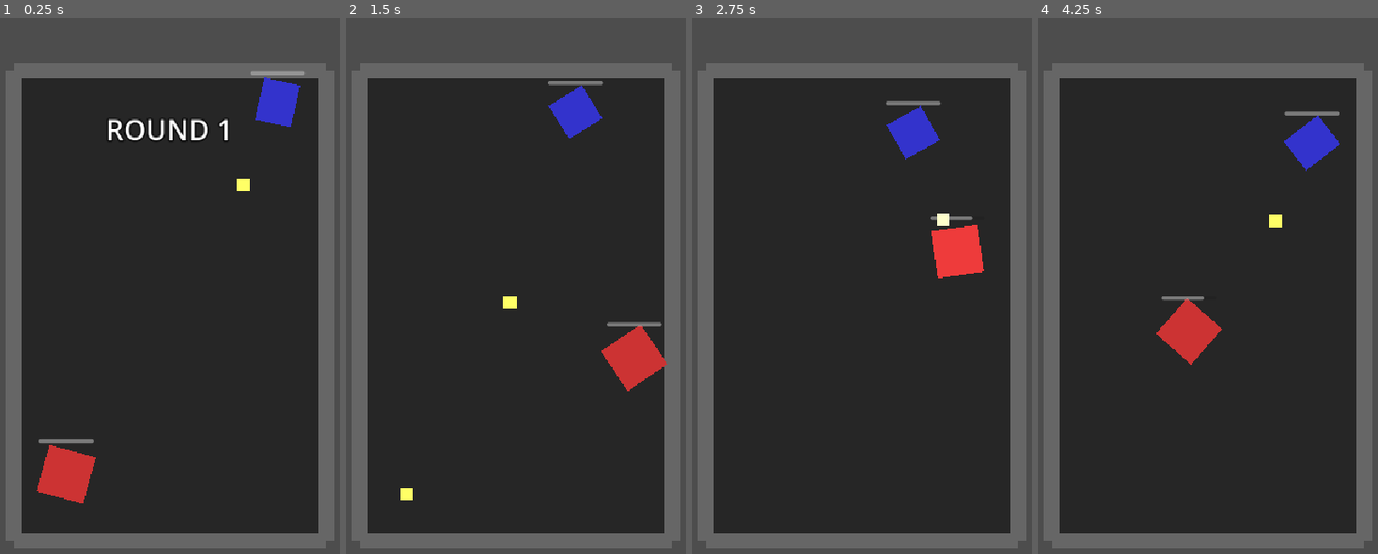
Above: before the commit, frames 1-4 (left to right).
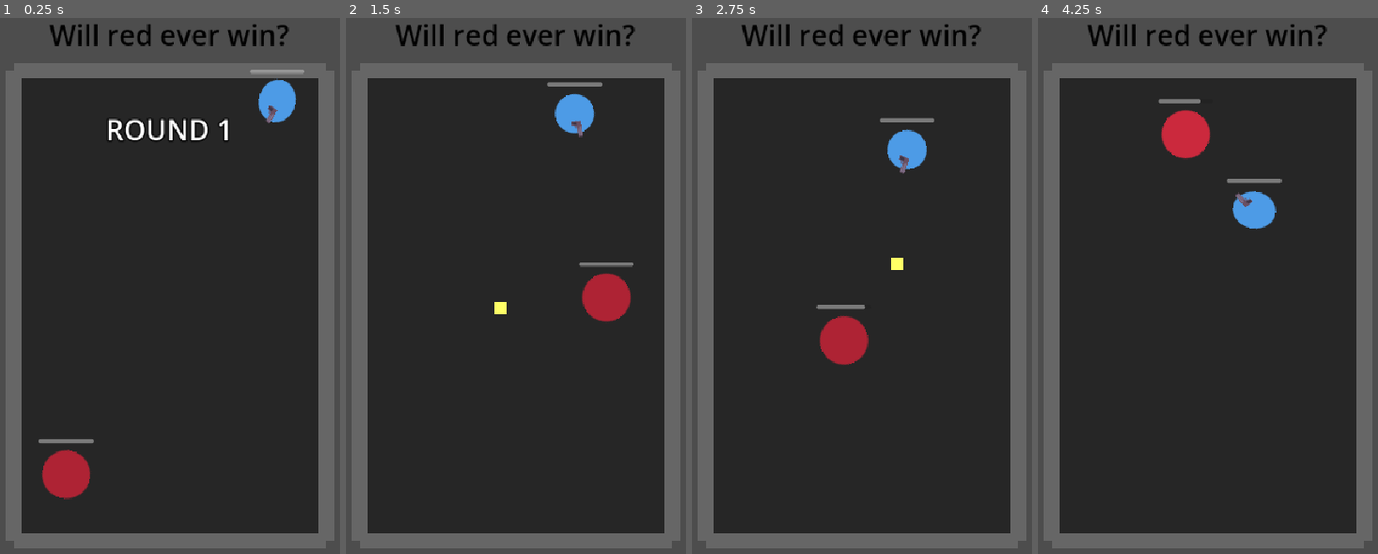
Above: after the commit, the same moments.

Repository: jiexdrop/tiktok_2
Game: Godot game, scene res://main.tscn
Same seed, same stepped clock (60 frames per second), same inputs: the game is played once before the commit and once after it.
Inputs:
- Up to frame 1 (0.25 s): no input
- Up to frame 2 (1.5 s): no input
- Up to frame 3 (2.75 s): no input
- Up to frame 4 (4.25 s): no input

The runs differ from the first frame. In frame 1, 3.3% of the frame differs, in the area x 10-90%, y 1-91%; in frame 2, 4.8%; in frame 3, 5.0%; in frame 4, 5.4%, in the area x 14-89%, y 1-65%.

Commit message:
added gun to ranged fighter

Diff:
--- a/fighter.gd
+++ b/fighter.gd
@@ -17,7 +17,7 @@
 var strafe_direction: float = 1.0
 var movement_style: int = 0  # 0 = direct, 1 = orbit, 2 = strafe
 
-@onready var sprite: ColorRect = $ColorRect
+@onready var sprite: TextureRect = $ColorRect
 @onready var attack_area: Area2D = $AttackArea
 @onready var health_bar: ProgressBar = $HealthBar
 @onready var hit_sound: AudioStreamPlayer = $HitSound
@@ -32,7 +32,7 @@
 	gravity_scale = 0.0
 
 	current_health = max_health
-	sprite.color = fighter_color
+	#sprite.color = fighter_color
 	health_bar.max_value = max_health
 	health_bar.value = current_health
 
--- a/main.tscn
+++ b/main.tscn
@@ -121,4 +121,17 @@
 horizontal_alignment = 1
 vertical_alignment = 1
 
+[node name="Label" type="Label" parent="UI" unique_id=568651056]
+anchors_preset = 5
+anchor_left = 0.5
+anchor_right = 0.5
+offset_left = -154.0
+offset_top = 109.0
+offset_right = 152.0
+offset_bottom = 159.0
+grow_horizontal = 2
+theme_override_colors/font_color = Color(0, 0, 0, 1)
+theme_override_font_sizes/font_size = 36
+text = "Will red ever win?"
+
 [node name="VictorySound" type="AudioStreamPlayer" parent="." unique_id=2134561742]
--- a/melee_fighter.tscn
+++ b/melee_fighter.tscn
@@ -2,6 +2,7 @@
 
 [ext_resource type="Script" uid="uid://gsla8jexx0ii" path="res://melee_fighter.gd" id="1"]
 [ext_resource type="AudioStream" uid="uid://c78rytn70m74m" path="res://sounds/ouch.ogg" id="2_65xu0"]
+[ext_resource type="Texture2D" uid="uid://yv7ft6palhpp" path="res://images/ball.png" id="2_o2o2t"]
 [ext_resource type="AudioStream" uid="uid://cx3rrdmqhj5h1" path="res://sounds/uhh.mp3" id="3_iwkca"]
 [ext_resource type="AudioStream" uid="uid://cfh3quayi84s6" path="res://sounds/whoosh.mp3" id="3_m271a"]
 
@@ -43,7 +44,7 @@
 length = 0.3
 tracks/0/type = "value"
 tracks/0/imported = false
-tracks/0/enabled = true
+tracks/0/enabled = false
 tracks/0/path = NodePath("ColorRect:scale")
 tracks/0/interp = 1
 tracks/0/loop_wrap = true
@@ -52,6 +53,18 @@
 "transitions": PackedFloat32Array(2, 1, 1),
 "update": 0,
 "values": [Vector2(1, 1), Vector2(0.8, 1.2), Vector2(1.3, 0.9)]
+}
+tracks/1/type = "value"
+tracks/1/imported = false
+tracks/1/enabled = true
+tracks/1/path = NodePath("ColorRect:modulate")
+tracks/1/interp = 1
+tracks/1/loop_wrap = true
+tracks/1/keys = {
+"times": PackedFloat32Array(0, 0.3),
+"transitions": PackedFloat32Array(1, 1),
+"update": 0,
+"values": [Color(1, 1, 1, 1), Color(0.28485027, 0.28485027, 0.28485027, 1)]
 }
 
 [sub_resource type="Animation" id="Animation_death"]
@@ -139,7 +152,7 @@
 attack_cooldown = 1.5
 knockback_force = 400.0
 
-[node name="ColorRect" type="ColorRect" parent="." unique_id=1050510931]
+[node name="ColorRect" type="TextureRect" parent="." unique_id=2056964313]
 anchors_preset = 8
 anchor_left = 0.5
 anchor_top = 0.5
@@ -152,7 +165,7 @@
 grow_horizontal = 2
 grow_vertical = 2
 pivot_offset = Vector2(30, 30)
-color = Color(0.8, 0.2, 0.2, 1)
+texture = ExtResource("2_o2o2t")
 
 [node name="CollisionShape2D" type="CollisionShape2D" parent="." unique_id=1594873573]
 shape = SubResource("CircleShape2D_1")
--- a/ranged_fighter.gd
+++ b/ranged_fighter.gd
@@ -6,6 +6,23 @@
 @export var min_attack_distance: float = 150.0
 @export var optimal_distance: float = 180.0
 @export var retreat_multiplier: float = 1.8
+@export var gun_orbit_radius: float = 20.0  # Distance from body center
+@onready var gun: Sprite2D = $Gun
+
+func _process(delta):
+	if target:
+		update_gun_position_and_rotation()
+
+func update_gun_position_and_rotation():
+	var to_target = target.global_position - global_position
+	var angle_to_target = to_target.angle()
+
+	# Position gun on orbit around body
+	var orbit_offset = Vector2.RIGHT.rotated(angle_to_target) * gun_orbit_radius
+	gun.position = orbit_offset
+
+	# Rotate gun to face target
+	gun.rotation = angle_to_target
 
 func move_towards_target():
 	var to_target = target.global_position - global_position
@@ -13,28 +30,22 @@
 	var direction = to_target.normalized()
 
 	if distance < min_attack_distance:
-		# Retreat! Move away from target
 		var retreat_dir = -direction
-		# Add some strafing while retreating
 		var perpendicular = Vector2(-direction.y, direction.x) * strafe_direction
 		var combined = (retreat_dir * 0.7 + perpendicular * 0.3).normalized()
 		apply_central_force(combined * move_speed * retreat_multiplier)
 
 	elif distance > optimal_distance:
-		# Too far, move closer but with strafing
 		var perpendicular = Vector2(-direction.y, direction.x) * strafe_direction
 		var combined = (direction * 0.5 + perpendicular * 0.5).normalized()
 		apply_central_force(combined * move_speed * 0.8)
 	else:
-		# At optimal distance, just strafe
 		var perpendicular = Vector2(-direction.y, direction.x) * strafe_direction
 		apply_central_force(perpendicular * move_speed * 0.6)
 
 func perform_attack():
 	if not target:
 		return
-
-	# Always shoot when attack is ready
 	shoot_projectile()
 
 func shoot_projectile():
@@ -43,9 +54,12 @@
 
 	var projectile = projectile_scene.instantiate()
 	get_parent().add_child(projectile)
-	projectile.global_position = global_position
 
-	var direction = (target.global_position - global_position).normalized()
+	# Spawn at gun's global position (orbiting position)
+	projectile.global_position = gun.global_position
+
+	# Fire in direction gun is pointing
+	var direction = Vector2.RIGHT.rotated(gun.rotation)
 	projectile.set_velocity(direction * projectile_speed)
 	projectile.set_damage(attack_damage)
 	projectile.set_owner_fighter(self)
--- a/ranged_fighter.tscn
+++ b/ranged_fighter.tscn
@@ -2,8 +2,10 @@
 
 [ext_resource type="Script" uid="uid://cge3cq0inyah4" path="res://ranged_fighter.gd" id="1"]
 [ext_resource type="PackedScene" uid="uid://bchqfm6nup3ie" path="res://projectile.tscn" id="2"]
+[ext_resource type="Texture2D" uid="uid://djk5yrussdx7b" path="res://images/ball_2.png" id="3_1wspn"]
 [ext_resource type="AudioStream" uid="uid://c78rytn70m74m" path="res://sounds/ouch.ogg" id="3_f430f"]
 [ext_resource type="AudioStream" uid="uid://cx3rrdmqhj5h1" path="res://sounds/uhh.mp3" id="4_lybft"]
+[ext_resource type="Texture2D" uid="uid://bcq6a0nos7uo2" path="res://images/gun.png" id="6_14bes"]
 
 [sub_resource type="CircleShape2D" id="CircleShape2D_1"]
 radius = 25.0
@@ -113,7 +115,7 @@
 attack_cooldown = 0.8
 knockback_force = 200.0
 
-[node name="ColorRect" type="ColorRect" parent="." unique_id=916578696]
+[node name="ColorRect" type="TextureRect" parent="." unique_id=1833405170]
 anchors_preset = 8
 anchor_left = 0.5
 anchor_top = 0.5
@@ -126,7 +128,10 @@
 grow_horizontal = 2
 grow_vertical = 2
 pivot_offset = Vector2(25, 25)
-color = Color(0.2, 0.2, 0.8, 1)
+texture = ExtResource("3_1wspn")
+
+[node name="Gun" type="Sprite2D" parent="." unique_id=1976433243]
+texture = ExtResource("6_14bes")
 
 [node name="CollisionShape2D" type="CollisionShape2D" parent="." unique_id=560824371]
 shape = SubResource("CircleShape2D_1")
Binary file added: images/ball.png
Not shown, added: images/ball.png.import
Binary file added: images/ball_2.png
Not shown, added: images/ball_2.png.import
Binary file added: images/gun.png
Not shown, added: images/gun.png.import
